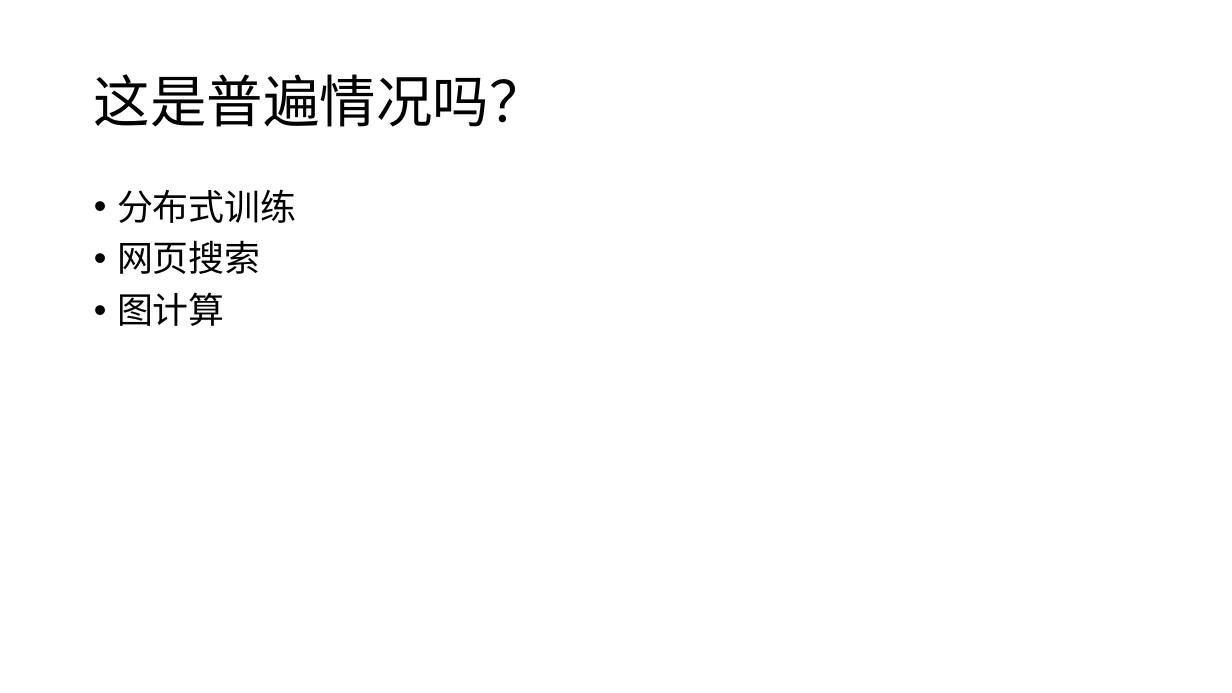
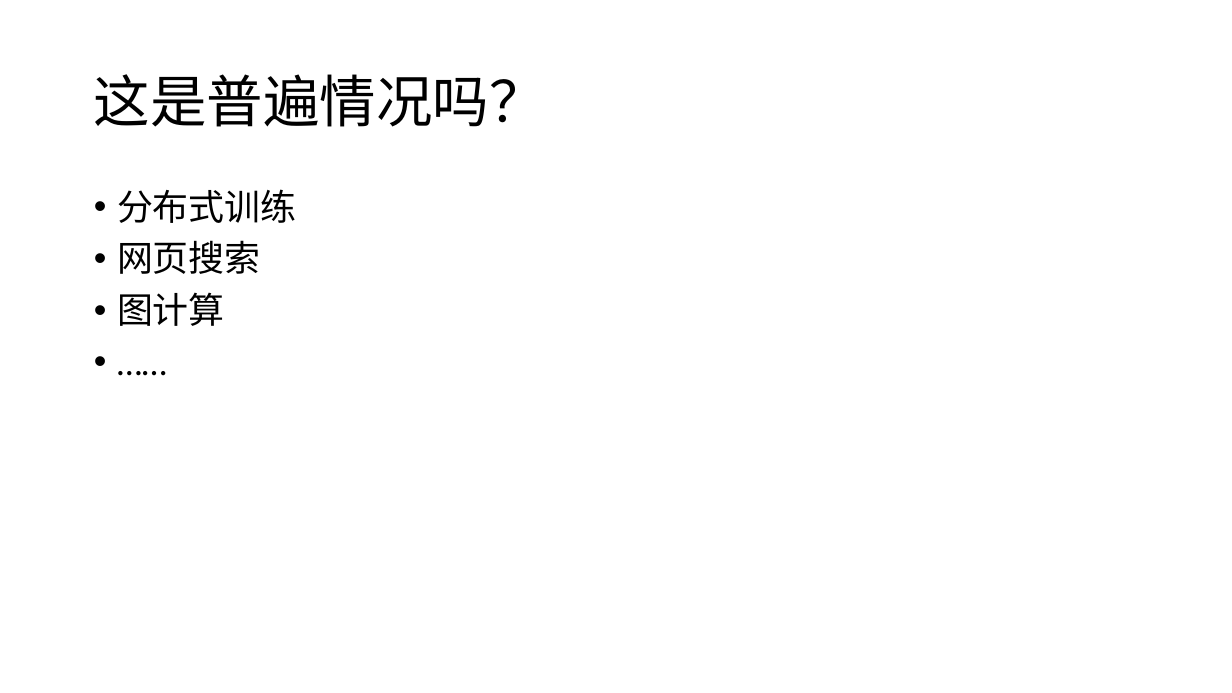
Before and after one commit to fhowen/metaflow, a slide deck: slide 3 of document/microflow.pptx. Drawn at 1232x693 pixels with LibreOffice and Linux fonts; fonts in the diff are those of the drawing. Boxes give left, top, right and bottom in pixels: in the first picture for what was removed or moved away, otherwise in the second. Text is boxed around its words. In the diff, an @@ line names an element or a change of style, - is before the commit and + after.

```diff
--- a/document/microflow.pptx
+++ b/document/microflow.pptx
@@ text at [117, 189, 296, 326]: paragraph added @@
+• ……
```
Also in this commit, not shown: 2 other slides changed, 3 slides added, 1 slide removed.
